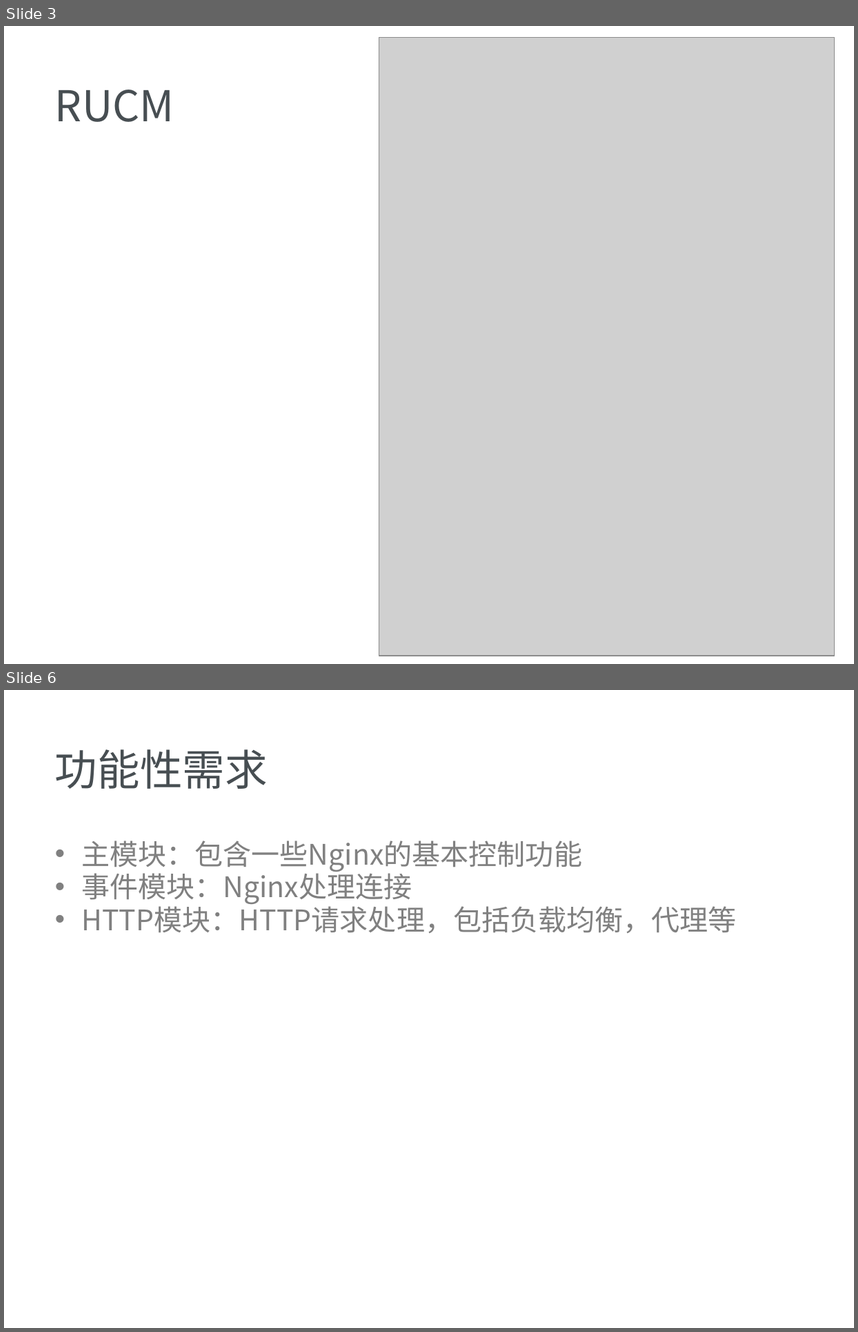
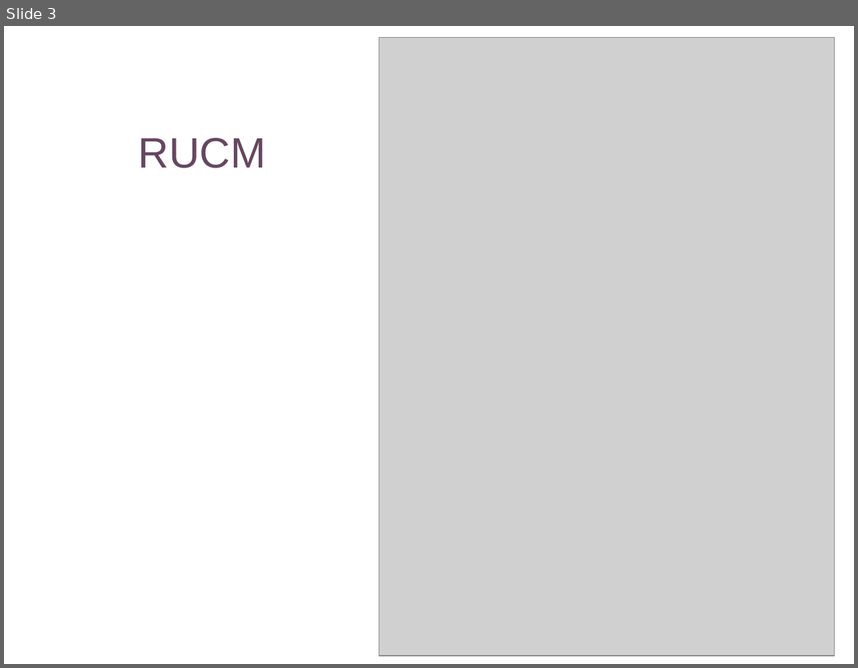
Before and after one commit to bhsei/16TeamC, a slide deck: 2.项目PPT/需求1.0PPT.pptx. Shown one above the other, each under a label of ours: slides 3 and 6 before the commit, slide 3 after it; the slides between them are not shown. The pictures are 858x1332 and 858x668 pixels, drawn with LibreOffice and Linux fonts; fonts in the diff are those of the drawing; grey boxes stand for pictures; background and template pictures are left out. Boxes give left, top, right and bottom in pixels: in the first picture for what was removed or moved away, otherwise in the second. Text is boxed around its words. In the diff, an @@ line names an element or a change of style, - is before the commit and + after.

```diff
--- a/2.项目PPT/需求1.0PPT.pptx
+++ b/2.项目PPT/需求1.0PPT.pptx
@@ slide 6 removed at box(4, 690, 854, 1328), background #FFFFFF @@
@@ title removed at box(55, 749, 268, 789) @@
-功能性需求
@@ text removed at box(81, 840, 736, 933) @@
-• 主模块：包含一些Nginx的基本控制功能
-• 事件模块：Nginx处理连接
-• HTTP模块：HTTP请求处理，包括负载均衡，代理等
@@ slide 3 changed as well @@
@@ title "RUCM": place and size @@
-title "RUCM" at box(55, 89, 174, 122)
+title "RUCM" at box(139, 138, 266, 168)
@@ title "RUCM" at box(139, 138, 266, 168): font Noto Sans CJK SC to Arial, text colour #474E52 to #654760; alignment left to centre @@
```
Also in this commit, not shown: 2 other slides changed, 3 slides added, 2 other slides removed, 1 other file.
